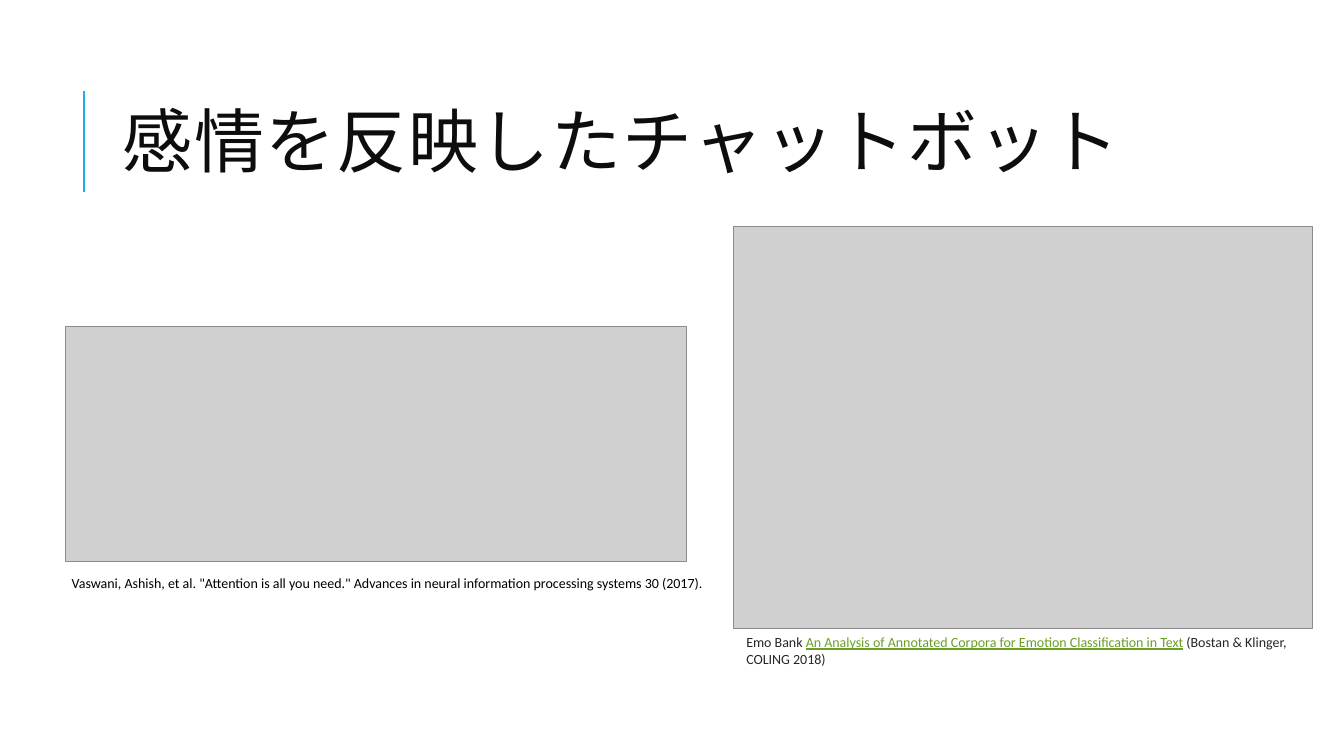
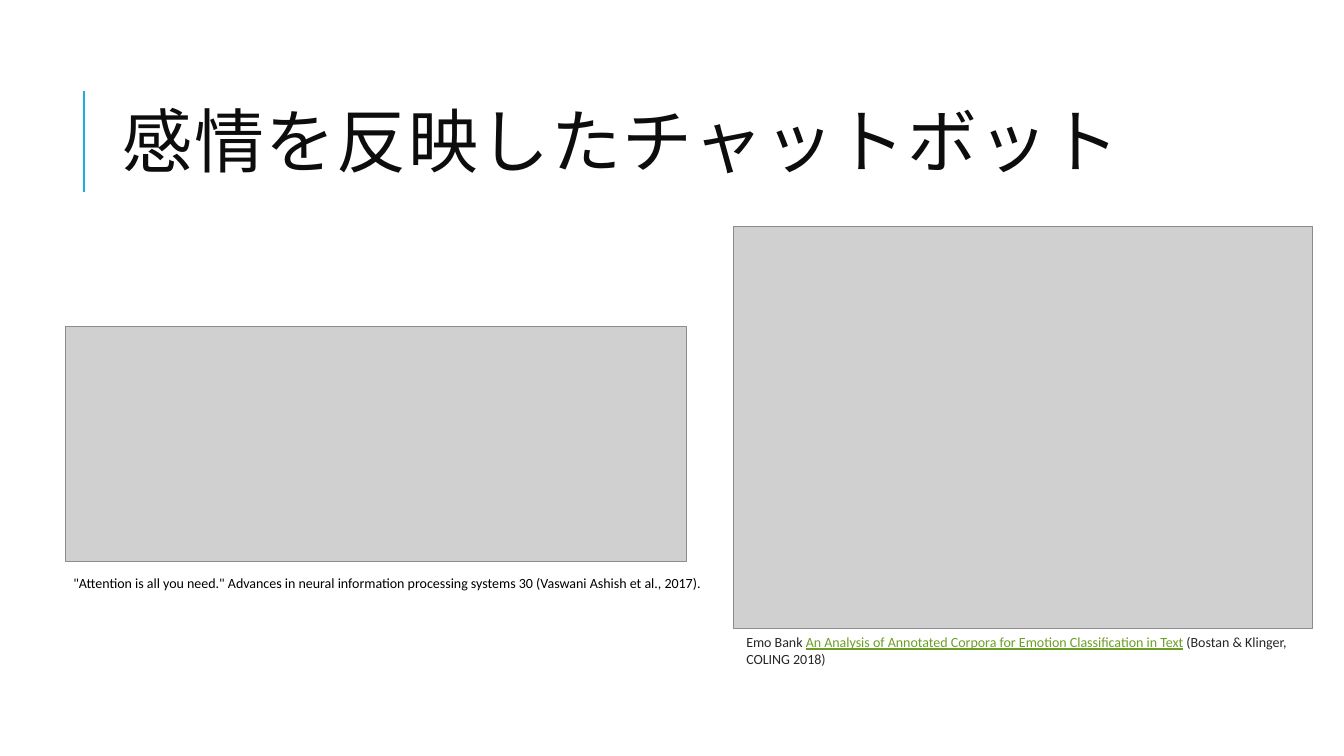
Before and after one commit to Sion1225/ChatBot_for_OpenLab, a slide deck: slide 6 of Open Lab.pptx (slide 5 before the commit). Drawn at 1344x756 pixels with LibreOffice and Linux fonts; fonts in the diff are those of the drawing; grey boxes stand for pictures. Boxes give left, top, right and bottom in pixels: in the first picture for what was removed or moved away, otherwise in the second. Text is boxed around its words. In the diff, an @@ line names an element or a change of style, - is before the commit and + after.

```diff
--- a/Open Lab.pptx
+++ b/Open Lab.pptx
@@ text at [73,578,701,591]: text changed @@
-Vaswani, Ashish, et al. "Attention is all you need." Advances in neural information processing systems 30 (2017).
+"Attention is all you need." Advances in neural information processing systems 30 (Vaswani Ashish et al., 2017).
```
